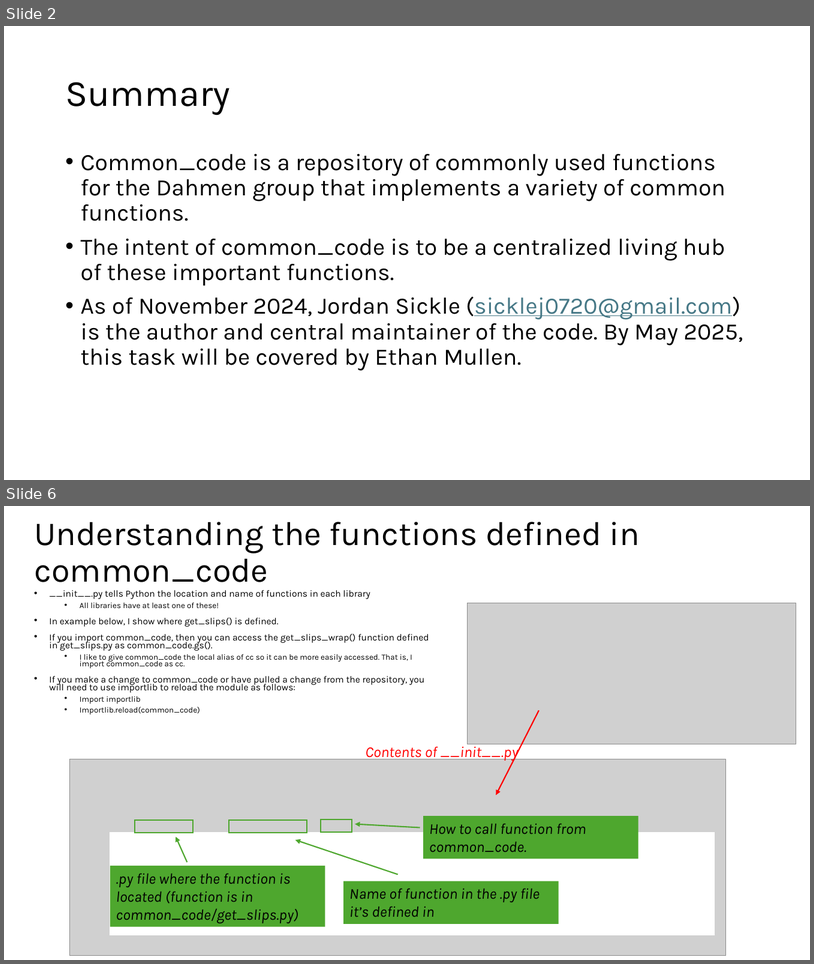
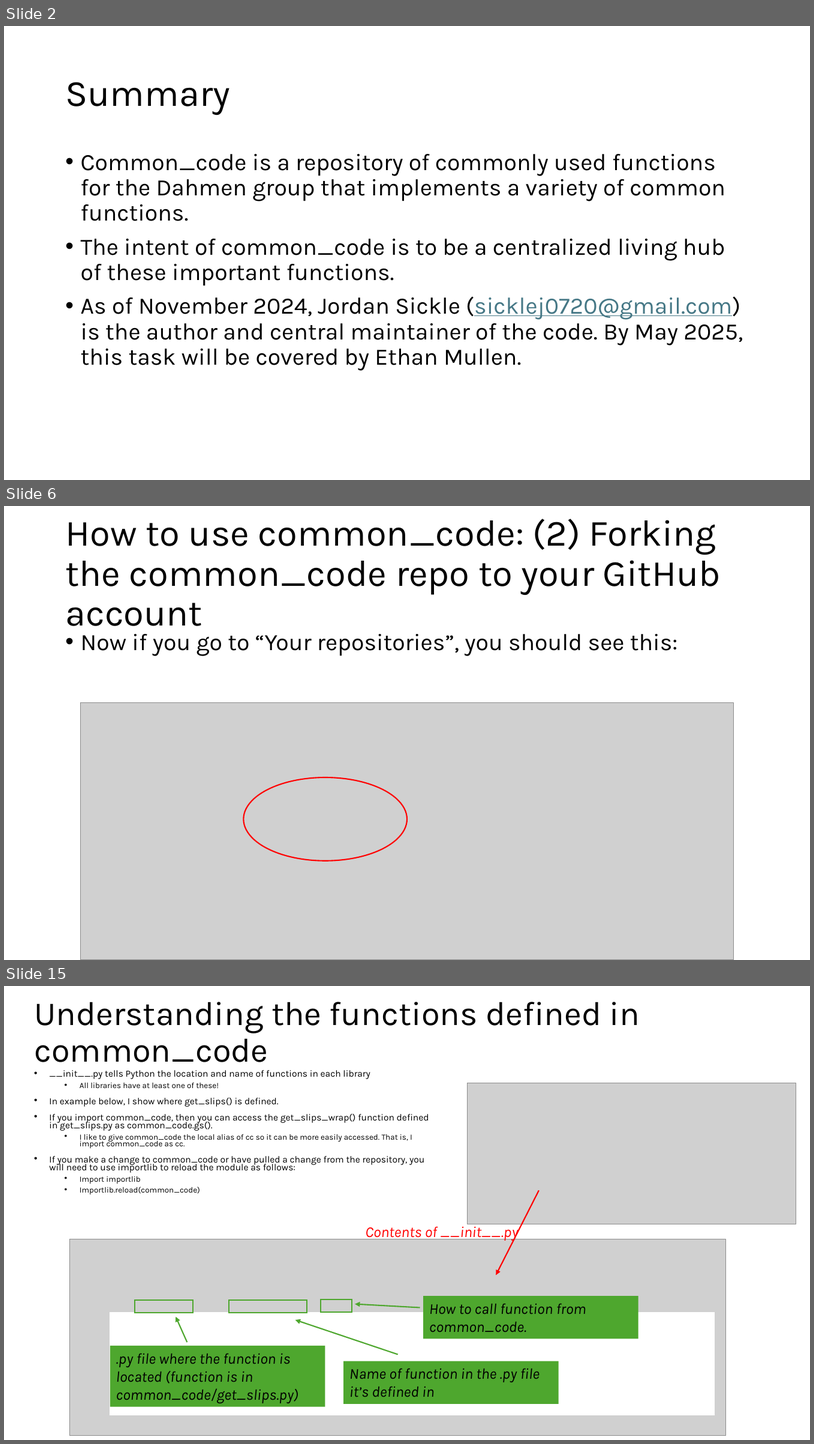
Before and after one commit to jmaniscool/common_code, a slide deck: start_guide.pptx. Shown one above the other, each under a label of ours: slides 2 and 6 before the commit, slides 2, 6 and 15 after it; the slides between them are not shown. The pictures are 814x964 and 814x1444 pixels, drawn with LibreOffice and Linux fonts; fonts in the diff are those of the drawing; grey boxes stand for pictures. Boxes give left, top, right and bottom in pixels: in the first picture for what was removed or moved away, otherwise in the second. Text is boxed around its words. In the diff, an @@ line names an element or a change of style, - is before the commit and + after.

```diff
--- a/start_guide.pptx
+++ b/start_guide.pptx
@@ slide 6 added at (x1=4, y1=506, x2=810, y2=960), background #FFFFFF @@
@@ title added at (x1=65, y1=519, x2=721, y2=634), 44 pt, text #000000 @@
+How to use common_code: (2) Forking the common_code repo to your GitHub account
@@ text added at (x1=81, y1=634, x2=678, y2=656), 28 pt, text #000000 @@
+• Now if you go to “Your repositories”, you should see this:
@@ picture added at (x1=81, y1=702, x2=734, y2=960) @@
@@ ellipse added at (x1=243, y1=777, x2=407, y2=861), outline #FF0000 1.5 pt @@
@@ what was slide 6 is now slide 15 @@
```
Also in this commit, not shown: 4 slides changed, 7 other slides added.
